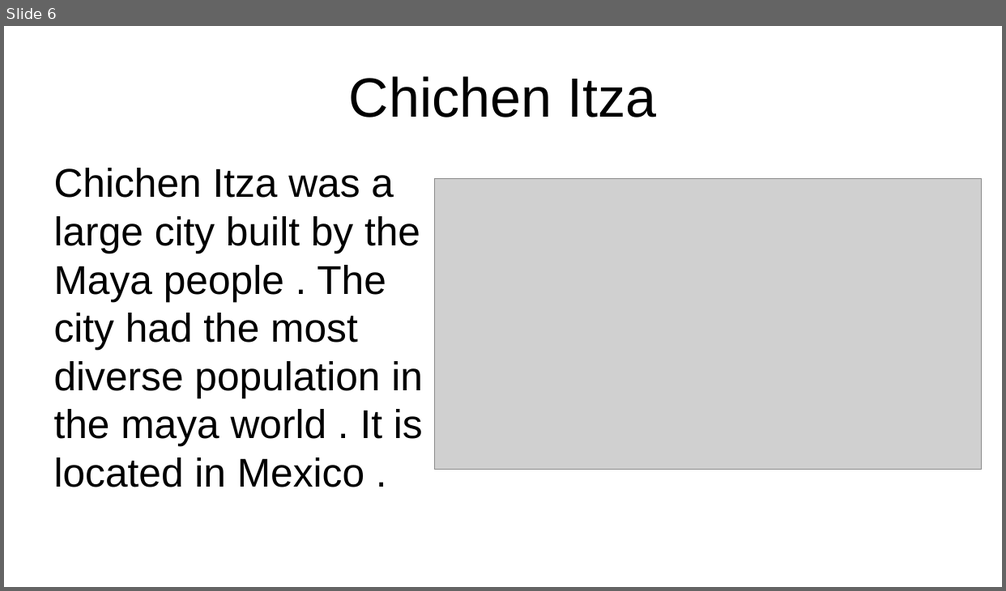
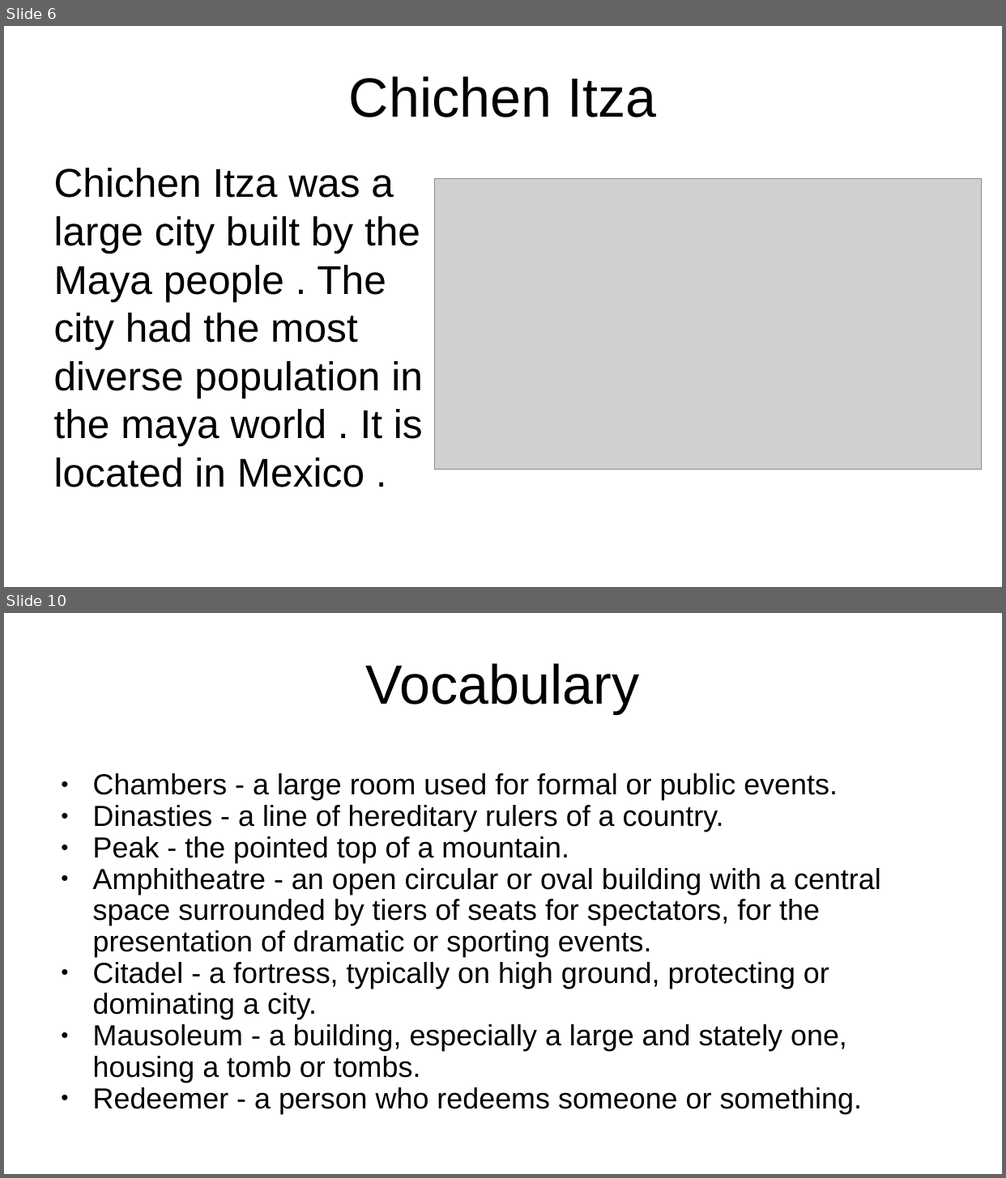
Before and after one commit to Catalinhimself/UTM, a slide deck: eng/wonders/wonders.odp. Shown one above the other, each under a label of ours: slide 6 before the commit, slides 6 and 10 after it; the slides between them are not shown. The pictures are 1006x591 and 1006x1178 pixels, drawn with LibreOffice and Linux fonts; fonts in the diff are those of the drawing; grey boxes stand for pictures. Boxes give left, top, right and bottom in pixels: in the first picture for what was removed or moved away, otherwise in the second. Text is boxed around its words. In the diff, an @@ line names an element or a change of style, - is before the commit and + after.

```diff
--- a/eng/wonders/wonders.odp
+++ b/eng/wonders/wonders.odp
@@ slide 10 added at (4,613,1002,1174), background #FFFFFF @@
@@ title added at (366,663,640,714), 44 pt, text #000000 @@
+Vocabulary
@@ text added at (93,773,881,1114), 23.1 pt, text #000000 @@
+● Chambers - a large room used for formal or public events.
+● Dinasties - a line of hereditary rulers of a country.
+● Peak - the pointed top of a mountain.
+● Amphitheatre - an open circular or oval building with a central space surrounded by tiers of seats for spectators, for the presentation of dramatic or sporting events.
+● Citadel - a fortress, typically on high ground, protecting or dominating a city.
+● Mausoleum - a building, especially a large and stately one, housing a tomb or tombs.
+● Redeemer - a person who redeems someone or something.
```
Also in this commit, not shown: 7 slides changed, 1 slide removed, 34 other files.
